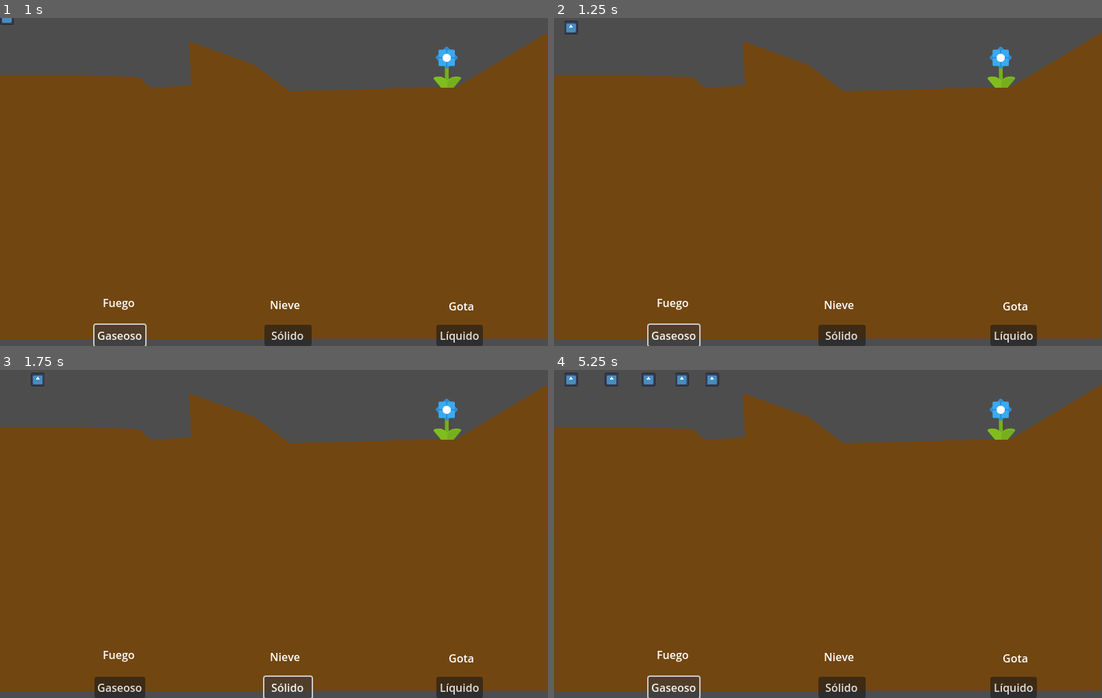
Above: before the commit, frames 1-4 (two rows, left to right).
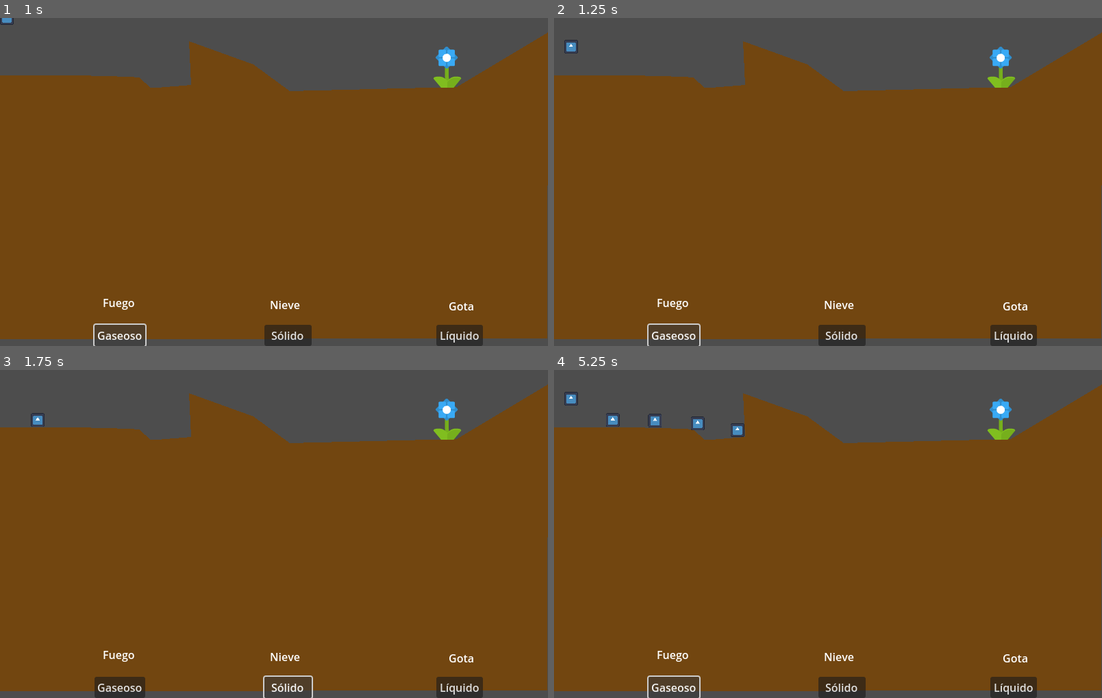
Above: after the commit, the same moments.

Repository: gonzalodelgado/gotita
Game: Godot game, scene res://node_2d.tscn
Same seed, same stepped clock (60 frames per second), same inputs: the game is played once before the commit and once after it. The engine's default icon, where the game draws it, is replaced by a stand-in: a white triangle on a blue panel in a dark square.
Inputs:
- Up to frame 1 (1 s): click "Gaseoso" at 0.5 s
- Up to frame 2 (1.25 s): no input
- Up to frame 3 (1.75 s): click "Sólido" at 1.25 s
- Up to frame 4 (5.25 s): click "Líquido" at 2 s; click "Gaseoso" at 2.75 s; click "Sólido" at 3.5 s; click "Líquido" at 4.25 s; click "Gaseoso" at 5 s

Frame 1 is identical in both runs. In frame 2, 0.1% of the frame differs, in the area x 1-5%, y 0-11%; in frame 3, 0.1%; in frame 4, 0.6%, in the area x 1-35%, y 0-21%.

Commit message:
Implementar estado ganador básico.

Diff:
--- a/level.gd
+++ b/level.gd
@@ -3,29 +3,41 @@
 @onready var coll_polygon_2d = $CollisionPolygon2D
 @onready var polygon_2d = $CollisionPolygon2D/Polygon2D
 @export var max_gotitas = 1
+@export var gotitas_objetivo = 8
 @export var gotita_scene: PackedScene
 @export_enum("LIQUIDO", "GASEOSO", "SOLIDO") var estado_inicial: String
+var gotitas_generadas = 0
+var gotitas_salvadas = 0
+
 
 # Called when the node enters the scene tree for the first time.
 func _ready() -> void:
+	$GanasteLabel.visible = false
 	polygon_2d.polygon = coll_polygon_2d.polygon
 	polygon_2d.offset = coll_polygon_2d.position
+	gotitas_generadas = 0
 
 
 # Called every frame. 'delta' is the elapsed time since the previous frame.
 func _process(delta: float) -> void:
-	pass
+	if gotitas_salvadas >= gotitas_objetivo:
+		var screen_size = get_viewport_rect().size
+		$GanasteLabel.position.x = screen_size.x / 2 - $GanasteLabel.size.x / 2
+		$GanasteLabel.position.y = screen_size.y / 2 - $GanasteLabel.size.y / 2
+		$GanasteLabel.visible = true
 
 func _on_timer_gotita_timeout() -> void:
-	var cantidad_gotitas = get_children().filter(func(child): return child.scene_file_path == gotita_scene.resource_path).size()
-	if cantidad_gotitas < max_gotitas:
+	# var cantidad_gotitas = get_children().filter(func(child): return child.scene_file_path == gotita_scene.resource_path).size()
+	if gotitas_generadas < max_gotitas:
 		var gotita = gotita_scene.instantiate()
 		gotita.cambiar_estado(estado_inicial)
 		gotita.position.x = 10
 		add_child(gotita)
+		gotitas_generadas += 1
 
 
 func _on_objetivo_body_entered(body:Node2D) -> void:
 	if body.scene_file_path == gotita_scene.resource_path:
 		print("BODY entro objetivo", body)
 		body.queue_free()
+		gotitas_salvadas += 1
--- a/level.tscn
+++ b/level.tscn
@@ -1,9 +1,10 @@
-[gd_scene load_steps=7 format=3 uid="uid://c64ue7jw3wbbj"]
+[gd_scene load_steps=8 format=3 uid="uid://c64ue7jw3wbbj"]
 
 [ext_resource type="Script" uid="uid://ihyojh7w614v" path="res://level.gd" id="1_u52ul"]
 [ext_resource type="PackedScene" uid="uid://cyvt8bj7jo145" path="res://gotita.tscn" id="2_0b4ue"]
 [ext_resource type="Texture2D" uid="uid://gyy2pkhcdel2" path="res://imagenes/flor.png" id="2_vonw3"]
 [ext_resource type="PackedScene" uid="uid://b44i3ij5i4ani" path="res://control_cambio_estado.tscn" id="4_f2txt"]
+[ext_resource type="FontFile" uid="uid://l1cxloxaligc" path="res://tipografía/Megrim/Megrim.ttf" id="5_f2txt"]
 
 [sub_resource type="CanvasItemMaterial" id="CanvasItemMaterial_5xgho"]
 
@@ -17,7 +18,7 @@
 script = ExtResource("1_u52ul")
 max_gotitas = 10
 gotita_scene = ExtResource("2_0b4ue")
-estado_inicial = "GASEOSO"
+estado_inicial = "LIQUIDO"
 
 [node name="CollisionPolygon2D" type="CollisionPolygon2D" parent="."]
 material = SubResource("CanvasItemMaterial_5xgho")
@@ -64,5 +65,14 @@
 text = "Fuego"
 estado = "GASEOSO"
 
+[node name="GanasteLabel" type="Label" parent="."]
+offset_right = 40.0
+offset_bottom = 23.0
+theme_override_fonts/font = ExtResource("5_f2txt")
+theme_override_font_sizes/font_size = 96
+text = "¡GANASTE!"
+horizontal_alignment = 1
+vertical_alignment = 1
+
 [connection signal="body_entered" from="Objetivo" to="." method="_on_objetivo_body_entered"]
 [connection signal="timeout" from="TimerGotita" to="." method="_on_timer_gotita_timeout"]
Not shown: 1 places in control_cambio_estado.tscn that only renumber resources
Binary file added: tipografía/Megrim/Megrim.ttf
Not shown, added: tipografía/Megrim/Megrim.ttf.import
Not shown, added: tipografía/Megrim/OFL.txt
